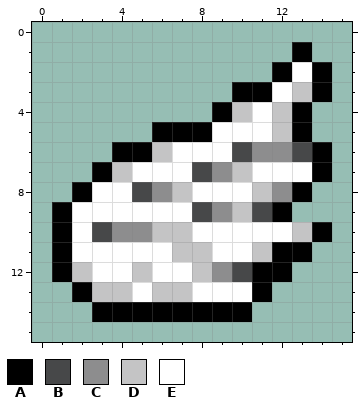
A pixel-art sprite gets an edit: images/MoveSpeed.png. That is the earlier state.
The file is 16x16 pixels.
Palette (. is transparent): A #000000  B #474849  C #8d8d8e  D #c4c4c5  E #ffffff
Pixels before, first column x 1:
 1 ............A.
 2 ...........AEA
 3 .........AAEDA
 4 ........ADEDA.
 5 .....AAAEEEDA.
 6 ...AADEEEBCCBA
 7 ..ADEEEBCDEEEA
 8 .AEEBCDEEEDCA.
 9 AEEEEEEBCDBA..
10 AEBCCDDEEEEEDA
11 AEEEEEDDEEDAA.
12 ADEEDEEDCBAA..
13 .ADDEDDEEEA...
14 ..AAAAAAAA....
After the commit:
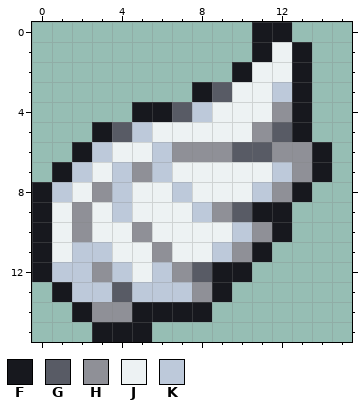
Colours new in this view: F #17181e  G #585b65  H #8f9097  J #edf2f3  K #bdc9da
What changed:
Changed rows in their new state; - is an unchanged pixel.
first column x 0:
 0 -----------FF--
 1 -----------FJF-
 2 ----------FJJF.
 3 --------FGJJKF.
 4 -----FFGKJJJHF-
 5 ---FGKJJJJJHGF-
 6 --FKJJKHHHGGHHF
 7 -FKJKHKJJJJJKHF
 8 FKJHKJJKJJJKHF-
 9 FJHJKJJJKHGFF--
10 FJHJJHJJJJKHF..
11 FJKKJJHJJKHF..-
12 FKKHKJKHGFF..--
13 -FKKGKKKHF..---
14 --FHHFFFF..----
15 ---FFF---------
